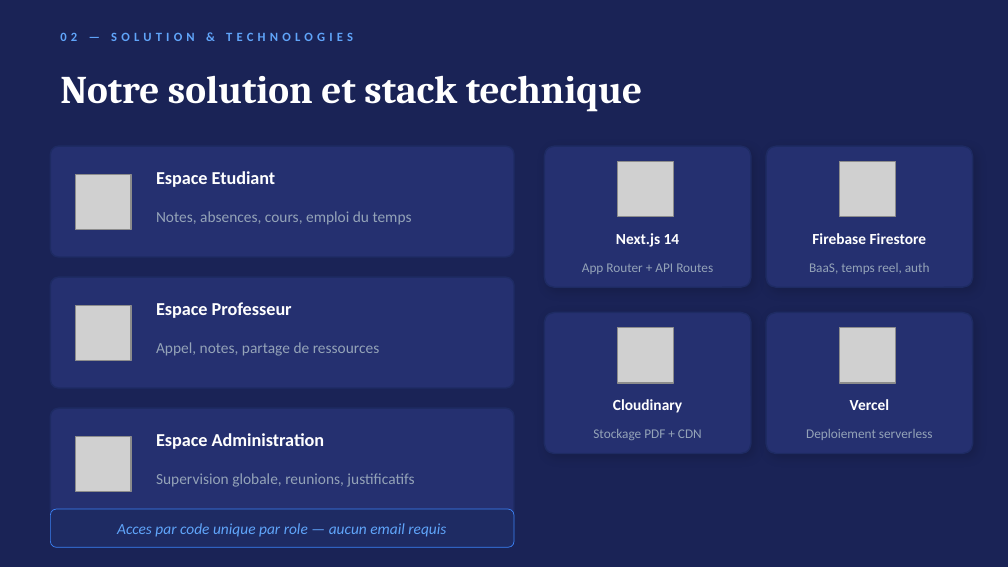
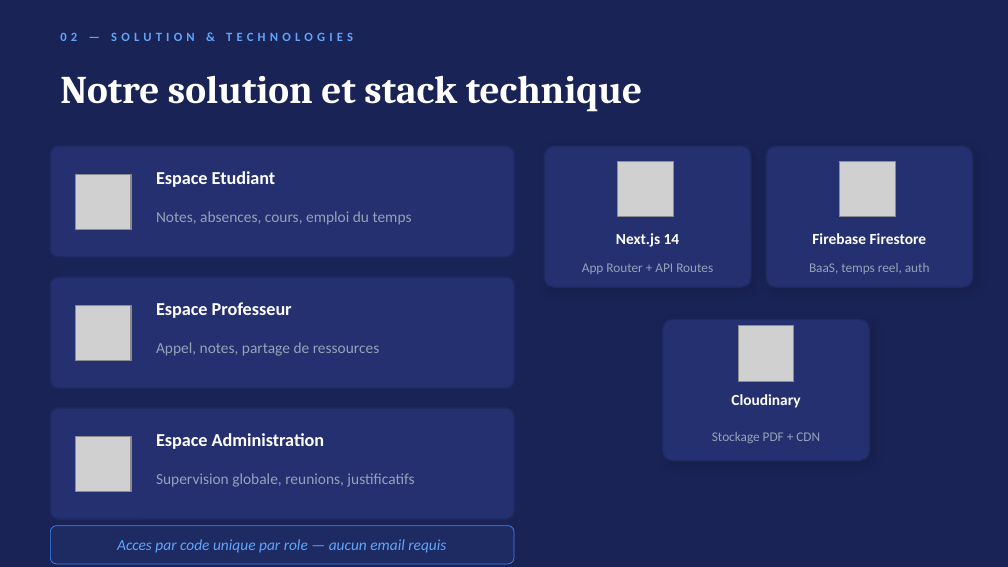
Before and after one commit to Ezziani-Ayoub/gestion_etudiant, a slide deck: slide 4 of Soutenance_Gestion_Academique.pptx. Drawn at 1008x567 pixels with LibreOffice and Linux fonts; fonts in the diff are those of the drawing; grey boxes stand for pictures. Boxes give left, top, right and bottom in pixels: in the first picture for what was removed or moved away, otherwise in the second. Text is boxed around its words. In the diff, an @@ line names an element or a change of style, - is before the commit and + after.

```diff
--- a/Soutenance_Gestion_Academique.pptx
+++ b/Soutenance_Gestion_Academique.pptx
@@ rounded rectangle: place and size @@
-rounded rectangle at <box>544,312,751,454</box>
+rounded rectangle at <box>663,320,870,461</box>
@@ picture: place and size @@
-picture at <box>618,328,673,383</box>
+picture at <box>739,326,794,381</box>
@@ rounded rectangle removed at <box>766,312,973,454</box> @@
@@ picture removed at <box>840,328,895,383</box> @@
@@ text "Cloudinary": place and size @@
-text "Cloudinary" at <box>613,399,682,413</box>
+text "Cloudinary" at <box>731,394,800,408</box>
@@ text removed at <box>850,399,889,410</box> @@
-Vercel
@@ text "Stockage PDF + CDN": place and size @@
-text "Stockage PDF + CDN" at <box>593,429,702,440</box>
+text "Stockage PDF + CDN" at <box>712,432,820,443</box>
@@ text removed at <box>806,429,933,440</box> @@
-Deploiement serverless
@@ text "Acces par code unique par ...": place and size @@
-text "Acces par code unique par ..." at <box>117,523,446,537</box>
+text "Acces par code unique par ..." at <box>117,539,446,553</box>
@@ rounded rectangle: place and size @@
-rounded rectangle at <box>50,509,514,547</box>
+rounded rectangle at <box>50,525,514,563</box>
```
Also in this commit, not shown: 5 other slides changed, 2 slides added, 4 other files.
